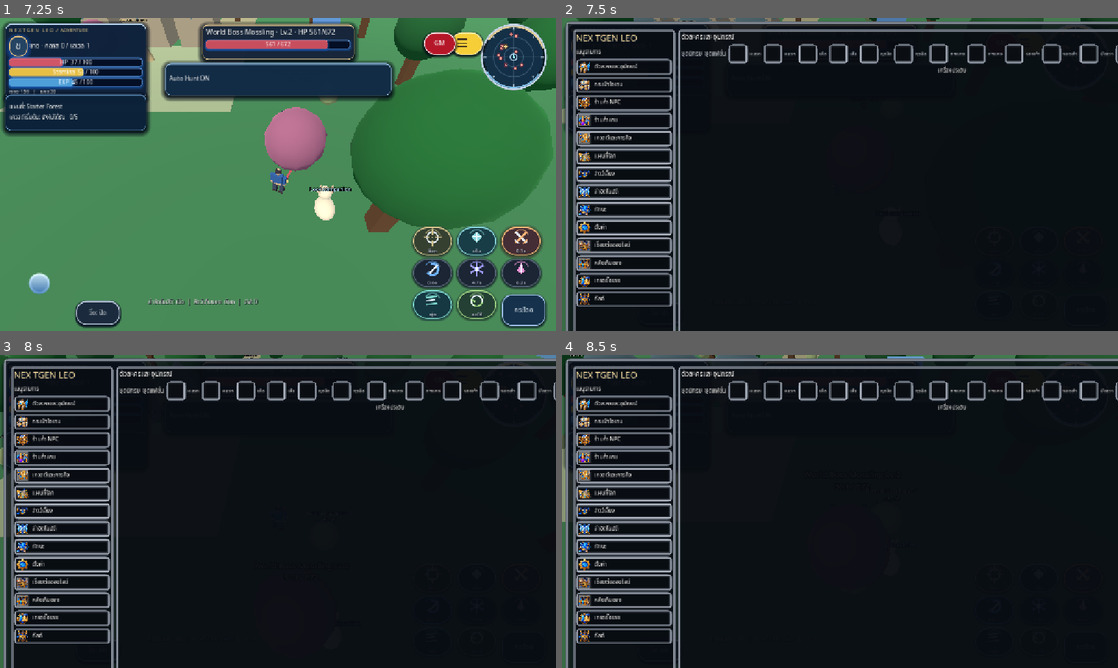
Above: before the commit, frames 1-4 (two rows, left to right).
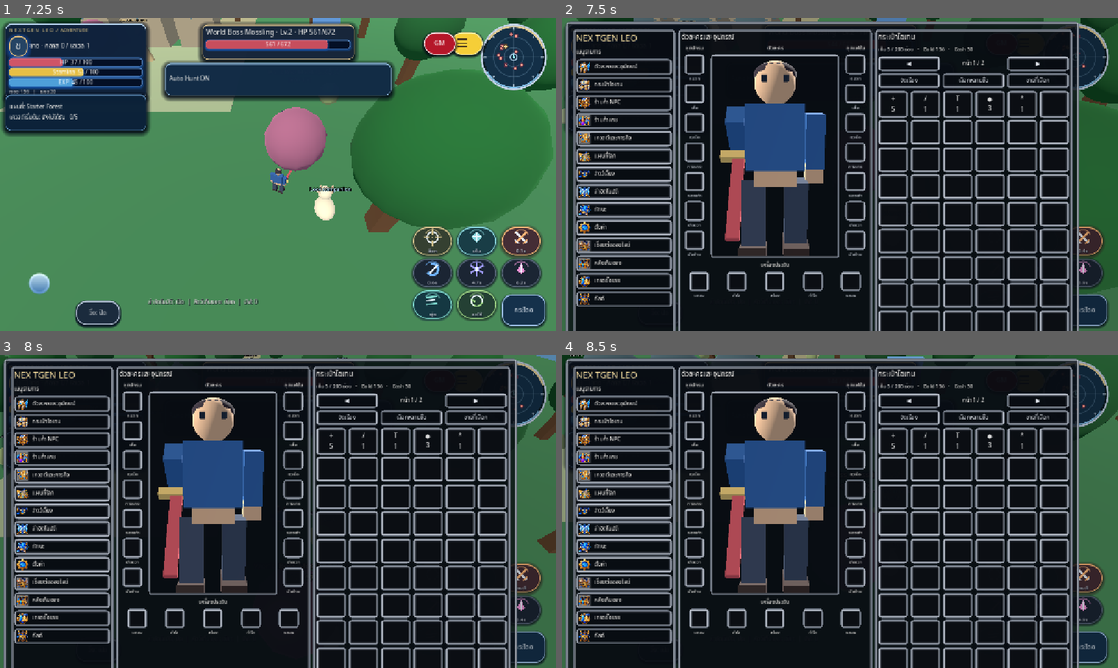
Above: after the commit, the same moments.

Repository: redfullmoon209-debug/NexTgenLeo
Game: Godot game, scene res://scenes/main.tscn
Same seed, same stepped clock (60 frames per second), same inputs: the game is played once before the commit and once after it.
Inputs (mouse positions are in pixels of both pictures, inside the frame that each line leads up to):
- Up to frame 1 (7.25 s): click "กระโดด" at 0.5 s; tap Enter at 1.25 s; move the mouse to (400, 158) at 1.27 s; hold D 1.28-2 s; tap Tab at 1.35 s; click (400, 158) at 1.42 s; tap Space at 1.52, 4.52 s; drag from (166, 190) to (250, 237) at 2.02 s; move the mouse to (333, 105) at 2.77 s; hold D 2.78-3.5 s; tap 1 at 2.85 s; drag from (250, 237) to (111, 127) at 3.52 s; move the mouse to (444, 221) at 4.27 s; hold A 4.28-5 s; tap 3 at 4.35 s; drag from (111, 127) to (194, 96) at 5.02 s; move the mouse to (305, 174) at 5.77 s; hold S 5.78-6.5 s; tap H at 5.85 s; click (305, 174) at 5.92 s; drag from (194, 96) to (166, 190) at 6.52 s
- Up to frame 2 (7.5 s): move the mouse to (962, 158) at 7.27 s; hold W from 7.28 s (still down); tap B at 7.35 s
- Up to frame 3 (8 s): keep holding W; tap Space at 7.52 s
- Up to frame 4 (8.5 s): release W at 8 s; drag from (728, 527) to (812, 574) at 8.02 s

Frame 1 is identical in both runs. In frame 2, 30% of the frame differs, in the area x 21-100%, y 1-100%; in frame 3, 30%; in frame 4, 30%.

Commit message:
Position seven warrior slots left, seven fashion slots right, and five existing jewelry slots beneath avatar

Diff:
--- a/scripts/silver_inventory_workspace.gd
+++ b/scripts/silver_inventory_workspace.gd
@@ -491,29 +491,39 @@
 	item_grid.columns = 6
 
 func _refresh_equipment() -> void:
-	if not is_instance_valid(equipment_grid):
-		return
-	for child in equipment_grid.get_children():
-		equipment_grid.remove_child(child)
-		child.queue_free()
-	var warrior_head := _label("ชุดนักรบ", 14)
-	warrior_head.horizontal_alignment = HORIZONTAL_ALIGNMENT_CENTER
-	equipment_grid.add_child(warrior_head)
-	var fashion_head := _label("ชุดแฟชั่น", 14)
-	fashion_head.horizontal_alignment = HORIZONTAL_ALIGNMENT_CENTER
-	equipment_grid.add_child(fashion_head)
+	if not is_instance_valid(warrior_stack) or not is_instance_valid(fashion_stack) or not is_instance_valid(accessory_stack):
+		return
+	for stack in [warrior_stack, fashion_stack, accessory_stack]:
+		for child in stack.get_children():
+			stack.remove_child(child)
+			child.queue_free()
+	equipment_buttons.clear()
+	accessory_buttons.clear()
+	# One reusable PNG per slot, with the live item icon drawn only when worn.
 	for definition in EQUIPMENT_KEYS:
-		_equipment_row(str(definition.warrior), str(definition.name))
-		_equipment_row(str(definition.fashion), str(definition.name))
+		_equipment_slot(str(definition["warrior"]), str(definition["name"]), warrior_stack, false)
+		_equipment_slot(str(definition["fashion"]), str(definition["name"]), fashion_stack, false)
+	# Ordered exactly: ring, bracelet, necklace, bracelet, ring.
+	for definition in [
+		{"id":"ring","title":"แหวน"},
+		{"id":"bracelet_left","title":"กำไล"},
+		{"id":"accessory","title":"สร้อย"},
+		{"id":"bracelet_right","title":"กำไล"},
+		{"id":"ring_right","title":"แหวน"}
+	]:
+		_equipment_slot(str(definition["id"]), str(definition["title"]), accessory_stack, true)
 	stats_label.text = "PvE  ATK %d  DEF %d  HP %d / %d\nPvP  แยกค่าสถานะเมื่อระบบ PvP เปิดใช้งาน" % [GameState.attack_power(), GameState.defense(), GameState.hp, GameState.max_hp]
 
-
-func _equipment_row(slot_id: String, caption: String) -> void:
-	var row := HBoxContainer.new()
-	row.add_theme_constant_override("separation", 4)
-	equipment_grid.add_child(row)
+func _equipment_slot(slot_id: String, caption: String, parent: BoxContainer, is_jewelry: bool) -> void:
+	var unit := VBoxContainer.new()
+	unit.name = "SlotContainer_" + slot_id
+	unit.size_flags_horizontal = Control.SIZE_EXPAND_FILL if is_jewelry else Control.SIZE_SHRINK_CENTER
+	unit.add_theme_constant_override("separation", 1)
+	parent.add_child(unit)
 	var slot := Button.new()
-	slot.custom_minimum_size = Vector2(46, 46)
+	slot.name = ("JewelrySlot_" if is_jewelry else "EquipmentSlot_") + slot_id
+	slot.custom_minimum_size = Vector2(48, 48)
+	slot.size_flags_horizontal = Control.SIZE_SHRINK_CENTER
 	slot.add_theme_stylebox_override("normal", _slot_style())
 	slot.add_theme_stylebox_override("hover", _slot_style())
 	slot.add_theme_stylebox_override("pressed", _slot_style())
@@ -525,15 +535,19 @@
 		slot.tooltip_text = str(details.get("name", slot_id))
 		var png_path: String = str(details.get("icon_png", ""))
 		if png_path != "" and ResourceLoader.exists(png_path):
-			slot.icon = load(png_path)
+			slot.icon = load(png_path) as Texture2D
 			slot.expand_icon = true
 		else:
 			slot.text = str(details.get("icon", "◆"))
 	slot.pressed.connect(func(): game.call("_bag_equipment_clicked", slot_id))
-	row.add_child(slot)
-	var note := _label(caption, 11)
-	note.vertical_alignment = VERTICAL_ALIGNMENT_CENTER
-	row.add_child(note)
+	unit.add_child(slot)
+	var note := _label(caption, 11 if not is_jewelry else 10)
+	note.horizontal_alignment = HORIZONTAL_ALIGNMENT_CENTER
+	unit.add_child(note)
+	if is_jewelry:
+		accessory_buttons[slot_id] = slot
+	else:
+		equipment_buttons[slot_id] = slot
 
 func _on_inventory_changed() -> void:
 	if visible:
